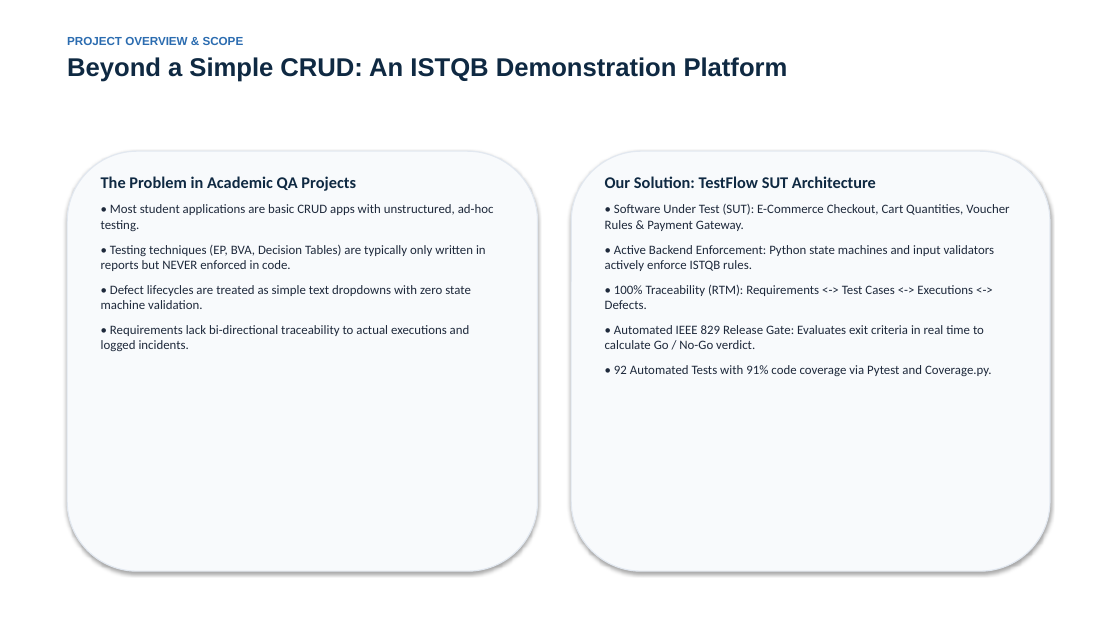
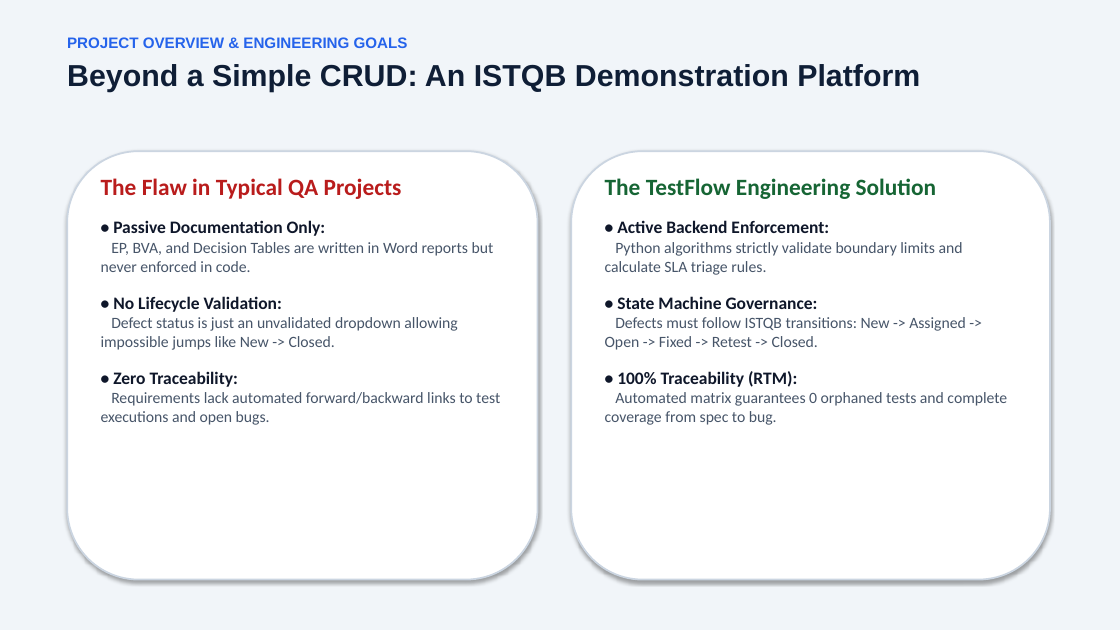
Before and after one commit to eya-khandoudi/TestFlow-ISTQB, a slide deck: slide 2 of docs/TestFlow_ISTQB_Presentation.pptx. Drawn at 1120x630 pixels with LibreOffice and Linux fonts; fonts in the diff are those of the drawing. Boxes give left, top, right and bottom in pixels: in the first picture for what was removed or moved away, otherwise in the second. Text is boxed around its words. In the diff, an @@ line names an element or a change of style, - is before the commit and + after.

Commit message:
Enhance TestFlow presentation with modern 16:9 design and large readable typography

```diff
--- a/docs/TestFlow_ISTQB_Presentation.pptx
+++ b/docs/TestFlow_ISTQB_Presentation.pptx
@@ rectangle added at (x1=0, y1=0, x2=1120, y2=630), fill #F1F5F9 @@
@@ text at (x1=67, y1=37, x2=408, y2=48): text changed; size 10 to 13 pt; text colour #2B6CB0 to #2563EB @@
-PROJECT OVERVIEW & SCOPE
+PROJECT OVERVIEW & ENGINEERING GOALS
@@ text at (x1=67, y1=64, x2=920, y2=92): size 22 to 26 pt, text colour #0F2942 to #0F1E36 in "Beyond a Simple CRUD: An ISTQB Demonstration ..."; more space between paragraphs @@
@@ rounded rectangle at (x1=67, y1=151, x2=538, y2=580): fill #F8FAFC to #FFFFFF; outline #E2E8F0 1 pt to #CBD5E1 1.5 pt @@
@@ rounded rectangle resized from (x1=67, y1=151, x2=538, y2=571) to (x1=67, y1=151, x2=538, y2=580) @@
@@ text at (x1=101, y1=178, x2=500, y2=425): text changed; size 11 to 13.5 pt; text colour #1E293B to #475569 @@
-The Problem in Academic QA Projects
-• Most student applications are basic CRUD apps with unstructured, ad-hoc testing.
-• Testing techniques (EP, BVA, Decision Tables) are typically only written in reports but NEVER enforced in code.
-• Defect lifecycles are treated as simple text dropdowns with zero state machine validation.
-• Requirements lack bi-directional traceability to actual executions and logged incidents.
+The Flaw in Typical QA Projects
+• Passive Documentation Only:
+EP, BVA, and Decision Tables are written in Word reports but never enforced in code.
+• No Lifecycle Validation:
+Defect status is just an unvalidated dropdown allowing impossible jumps like New -> Closed.
+• Zero Traceability:
+Requirements lack automated forward/backward links to test executions and open bugs.
@@ rounded rectangle resized from (x1=571, y1=151, x2=1050, y2=571) to (x1=571, y1=151, x2=1050, y2=580) @@
@@ rounded rectangle at (x1=571, y1=151, x2=1050, y2=580): fill #F8FAFC to #FFFFFF; outline #E2E8F0 1 pt to #CBD5E1 1.5 pt @@
@@ text at (x1=605, y1=178, x2=1007, y2=425): text changed; size 11 to 13.5 pt; text colour #1E293B to #475569 @@
-Our Solution: TestFlow SUT Architecture
-• Software Under Test (SUT): E-Commerce Checkout, Cart Quantities, Voucher Rules & Payment Gateway.
-• Active Backend Enforcement: Python state machines and input validators actively enforce ISTQB rules.
-• 100% Traceability (RTM): Requirements <-> Test Cases <-> Executions <-> Defects.
-• Automated IEEE 829 Release Gate: Evaluates exit criteria in real time to calculate Go / No-Go verdict.
-• 92 Automated Tests with 91% code coverage via Pytest and Coverage.py.
+The TestFlow Engineering Solution
+• Active Backend Enforcement:
+Python algorithms strictly validate boundary limits and calculate SLA triage rules.
+• State Machine Governance:
+Defects must follow ISTQB transitions: New -> Assigned -> Open -> Fixed -> Retest -> Closed.
+• 100% Traceability (RTM):
+Automated matrix guarantees 0 orphaned tests and complete coverage from spec to bug.
```
Also in this commit, not shown: 12 other slides changed, 2 other files.
